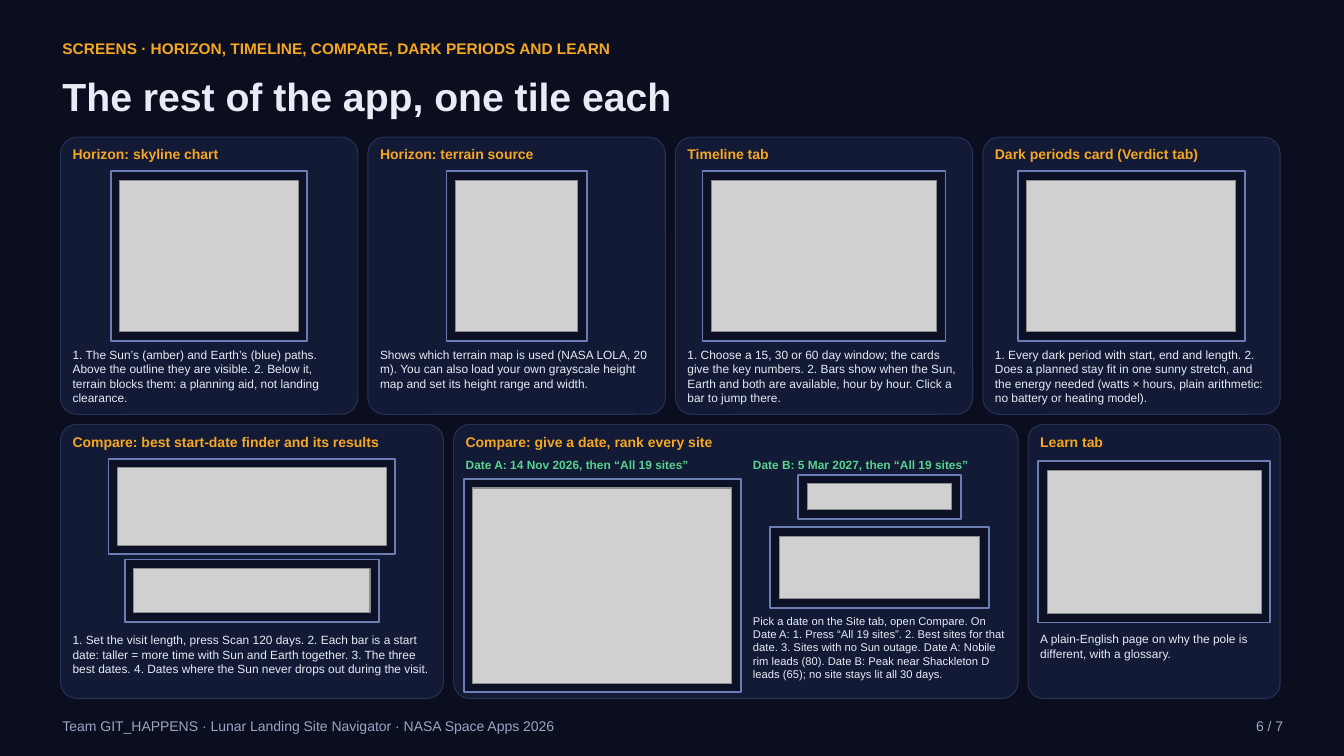
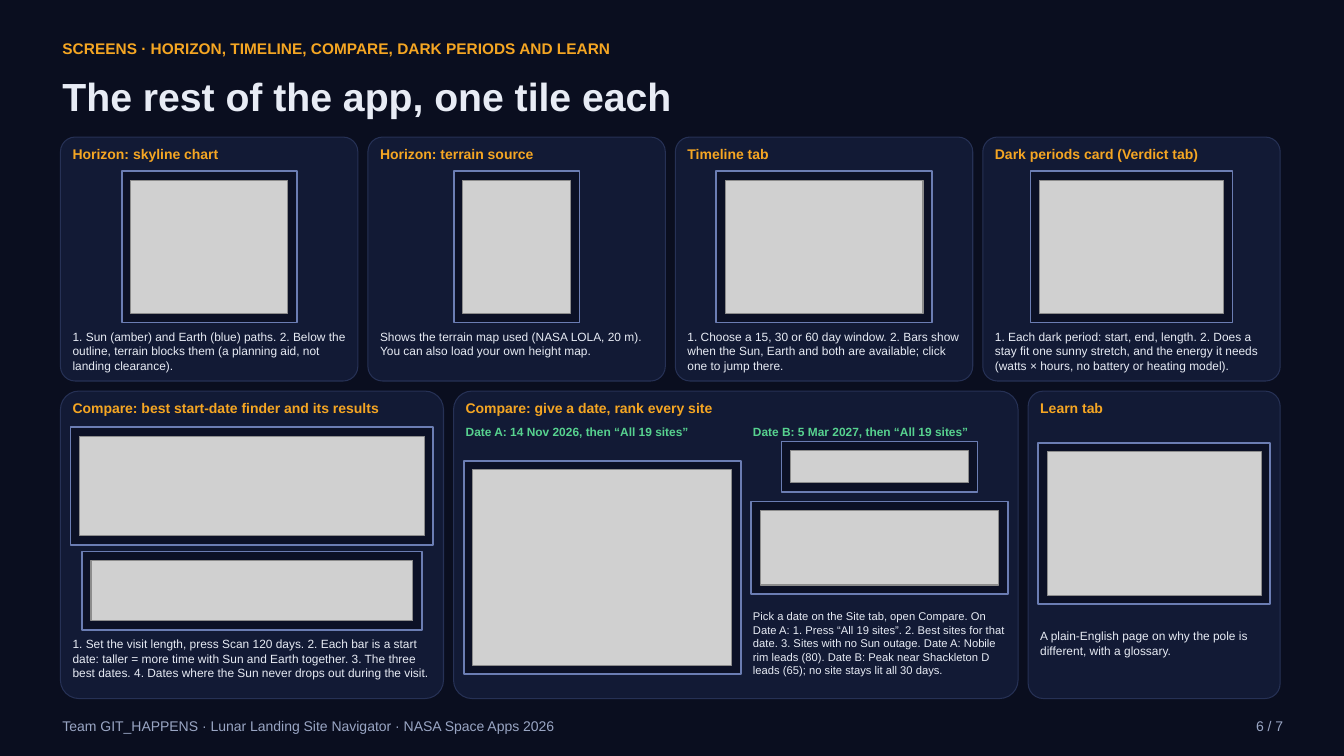
Before and after one commit to Amitrajeetpaul/lunar-landing-site-navigator, a slide deck: slide 6 of docs/GIT_7_SLIDE_PPT.pptx. Drawn at 1344x756 pixels with LibreOffice and Linux fonts; fonts in the diff are those of the drawing; grey boxes stand for pictures. Boxes give left, top, right and bottom in pixels: in the first picture for what was removed or moved away, otherwise in the second. Text is boxed around its words. In the diff, an @@ line names an element or a change of style, - is before the commit and + after.

Commit message:
Demo deck slide 6: shorter top-row captions, larger bottom-row screenshots

```diff
--- a/docs/GIT_7_SLIDE_PPT.pptx
+++ b/docs/GIT_7_SLIDE_PPT.pptx
@@ rounded rectangle: place and size @@
-rounded rectangle at <box>60,137,358,414</box>
+rounded rectangle at <box>60,137,358,381</box>
@@ rounded rectangle: place and size @@
-rounded rectangle at <box>368,137,665,414</box>
+rounded rectangle at <box>368,137,665,381</box>
@@ rounded rectangle: place and size @@
-rounded rectangle at <box>676,137,973,414</box>
+rounded rectangle at <box>676,137,973,381</box>
@@ rounded rectangle: place and size @@
-rounded rectangle at <box>983,137,1280,414</box>
+rounded rectangle at <box>983,137,1280,381</box>
@@ rectangle: place and size @@
-rectangle at <box>111,171,308,341</box>
+rectangle at <box>122,171,297,323</box>
@@ rectangle: place and size @@
-rectangle at <box>447,171,587,341</box>
+rectangle at <box>454,171,580,323</box>
@@ rectangle: place and size @@
-rectangle at <box>703,171,946,341</box>
+rectangle at <box>716,171,932,323</box>
@@ rectangle: place and size @@
-rectangle at <box>1018,171,1245,341</box>
+rectangle at <box>1030,171,1233,323</box>
@@ picture: place and size @@
-picture at <box>120,180,298,332</box>
+picture at <box>131,180,288,314</box>
@@ picture: place and size @@
-picture at <box>456,180,578,332</box>
+picture at <box>463,180,571,314</box>
@@ picture: place and size @@
-picture at <box>712,180,937,332</box>
+picture at <box>725,180,923,314</box>
@@ picture: place and size @@
-picture at <box>1027,180,1236,332</box>
+picture at <box>1040,180,1224,314</box>
@@ text at <box>73,332,346,372</box>: text changed @@
-1. The Sun’s (amber) and Earth’s (blue) paths. Above the outline they are visible. 2. Below it, terrain blocks them: a planning aid, not landing clearance.
+1. Sun (amber) and Earth (blue) paths. 2. Below the outline, terrain blocks them (a planning aid, not landing clearance).
@@ text at <box>380,332,641,358</box>: text changed @@
-Shows which terrain map is used (NASA LOLA, 20 m). You can also load your own grayscale height map and set its height range and width.
+Shows the terrain map used (NASA LOLA, 20 m). You can also load your own height map.
@@ text at <box>687,332,959,372</box>: text changed @@
-1. Choose a 15, 30 or 60 day window; the cards give the key numbers. 2. Bars show when the Sun, Earth and both are available, hour by hour. Click a bar to jump there.
+1. Choose a 15, 30 or 60 day window. 2. Bars show when the Sun, Earth and both are available; click one to jump there.
@@ text at <box>995,332,1257,372</box>: text changed @@
-1. Every dark period with start, end and length. 2. Does a planned stay fit in one sunny stretch, and the energy needed (watts × hours, plain arithmetic: no battery or heating model).
+1. Each dark period: start, end, length. 2. Does a stay fit one sunny stretch, and the energy it needs (watts × hours, no battery or heating model).
@@ rounded rectangle: place and size @@
-rounded rectangle at <box>60,424,444,699</box>
+rounded rectangle at <box>60,391,444,699</box>
@@ rounded rectangle: place and size @@
-rounded rectangle at <box>454,424,1018,699</box>
+rounded rectangle at <box>454,391,1018,699</box>
@@ rounded rectangle: place and size @@
-rounded rectangle at <box>1028,424,1280,699</box>
+rounded rectangle at <box>1028,391,1280,699</box>
@@ 5 texts: place and size @@
-5 texts at <box>73,437,1103,471</box>
+5 texts at <box>73,403,1103,438</box>
@@ rectangle: place and size @@
-rectangle at <box>109,459,395,555</box>
+rectangle at <box>71,427,434,545</box>
@@ picture: place and size @@
-picture at <box>118,468,386,545</box>
+picture at <box>80,437,424,536</box>
@@ rectangle: place and size @@
-rectangle at <box>799,475,961,519</box>
+rectangle at <box>781,442,978,492</box>
@@ 2 pictures, 2 rectangles: place and size @@
-2 pictures, 2 rectangles at <box>464,461,1270,693</box>
+2 pictures, 2 rectangles at <box>464,443,1270,675</box>
@@ picture: place and size @@
-picture at <box>808,484,952,510</box>
+picture at <box>790,451,969,483</box>
@@ rectangle: place and size @@
-rectangle at <box>770,527,989,608</box>
+rectangle at <box>751,502,1008,595</box>
@@ picture: place and size @@
-picture at <box>779,536,980,599</box>
+picture at <box>760,511,999,586</box>
@@ rectangle: place and size @@
-rectangle at <box>125,560,379,622</box>
+rectangle at <box>82,552,421,630</box>
@@ picture: place and size @@
-picture at <box>134,569,370,613</box>
+picture at <box>91,561,412,621</box>
@@ text "Pick a date on the ...": place and size @@
-text "Pick a date on the ..." at <box>753,617,1005,681</box>
+text "Pick a date on the ..." at <box>753,612,1005,677</box>
@@ text "1. Set the visit length, ...": place and size @@
-text "1. Set the visit length, ..." at <box>73,635,428,676</box>
+text "1. Set the visit length, ..." at <box>73,639,428,680</box>
```
Also in this commit, not shown: 1 other file.
